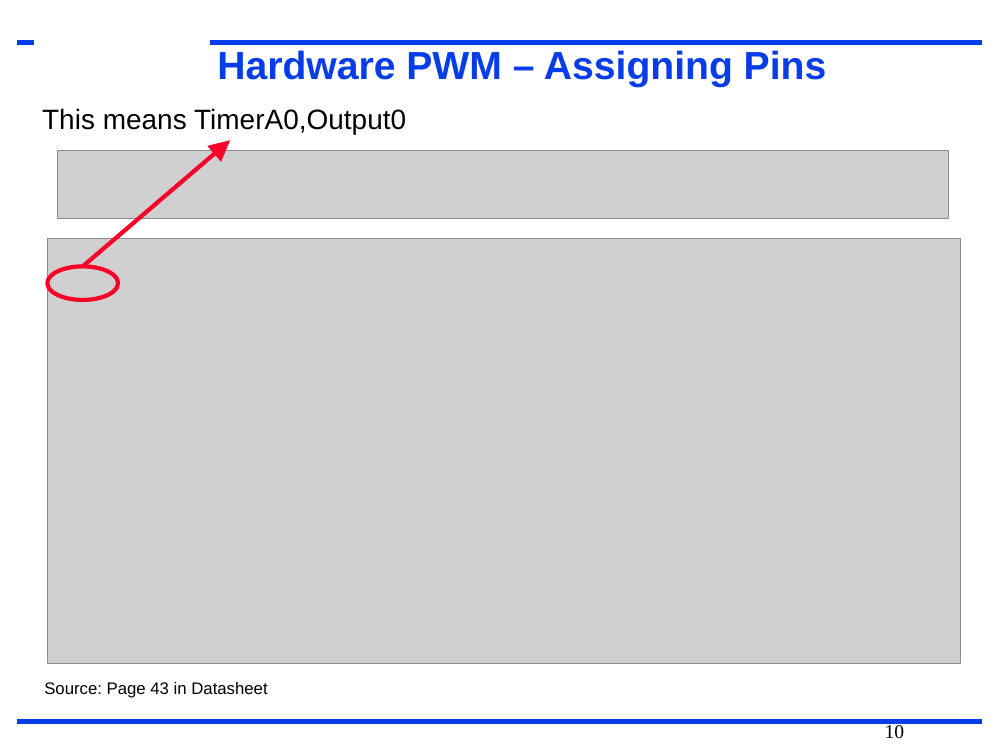
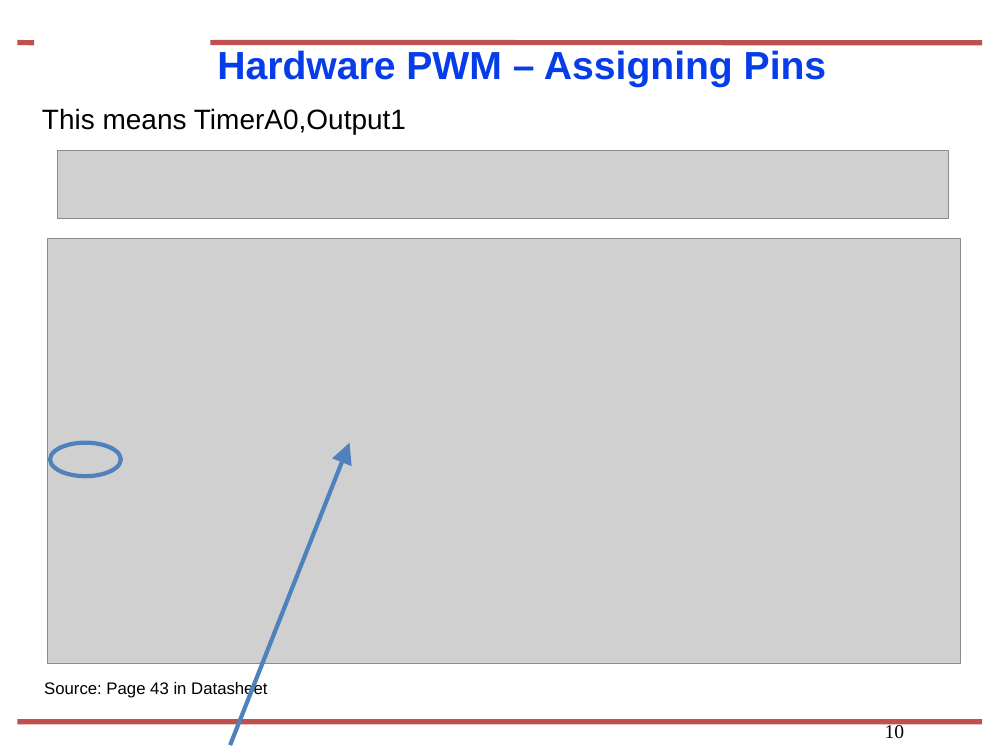
Before and after one commit to nkr2vr/ECE3430-Instructional-Material, a slide deck: slide 10 of Motor Control/MotorControlSlides.pptx. Drawn at 1008x756 pixels with LibreOffice and Linux fonts; fonts in the diff are those of the drawing; grey boxes stand for pictures; background and template pictures are left out. Boxes give left, top, right and bottom in pixels: in the first picture for what was removed or moved away, otherwise in the second. Text is boxed around its words. In the diff, an @@ line names an element or a change of style, - is before the commit and + after.

```diff
--- a/Motor Control/MotorControlSlides.pptx
+++ b/Motor Control/MotorControlSlides.pptx
@@ line removed from (17, 42) to (34, 42) @@
@@ freeform shape added at bbox=[17, 42, 34, 42], outline #C0504D 3.74 pt @@
@@ line removed from (210, 42) to (983, 42) @@
@@ freeform shape added at bbox=[210, 42, 983, 42], outline #C0504D 3.74 pt @@
@@ text at bbox=[42, 108, 406, 134]: text changed @@
-This means TimerA0,Output0
+This means TimerA0,Output1
@@ arrow removed from (83, 267) to (231, 140) @@
@@ ellipse removed at bbox=[47, 267, 118, 300] @@
@@ ellipse added at bbox=[50, 443, 121, 476], outline #4F81BD 3 pt @@
@@ freeform shape added at bbox=[231, 443, 350, 746], outline #4F81BD 3 pt @@
@@ line removed from (17, 722) to (983, 722) @@
@@ freeform shape added at bbox=[17, 722, 982, 722], outline #C0504D 3.74 pt @@
```
Also in this commit, not shown: 18 other slides changed.
